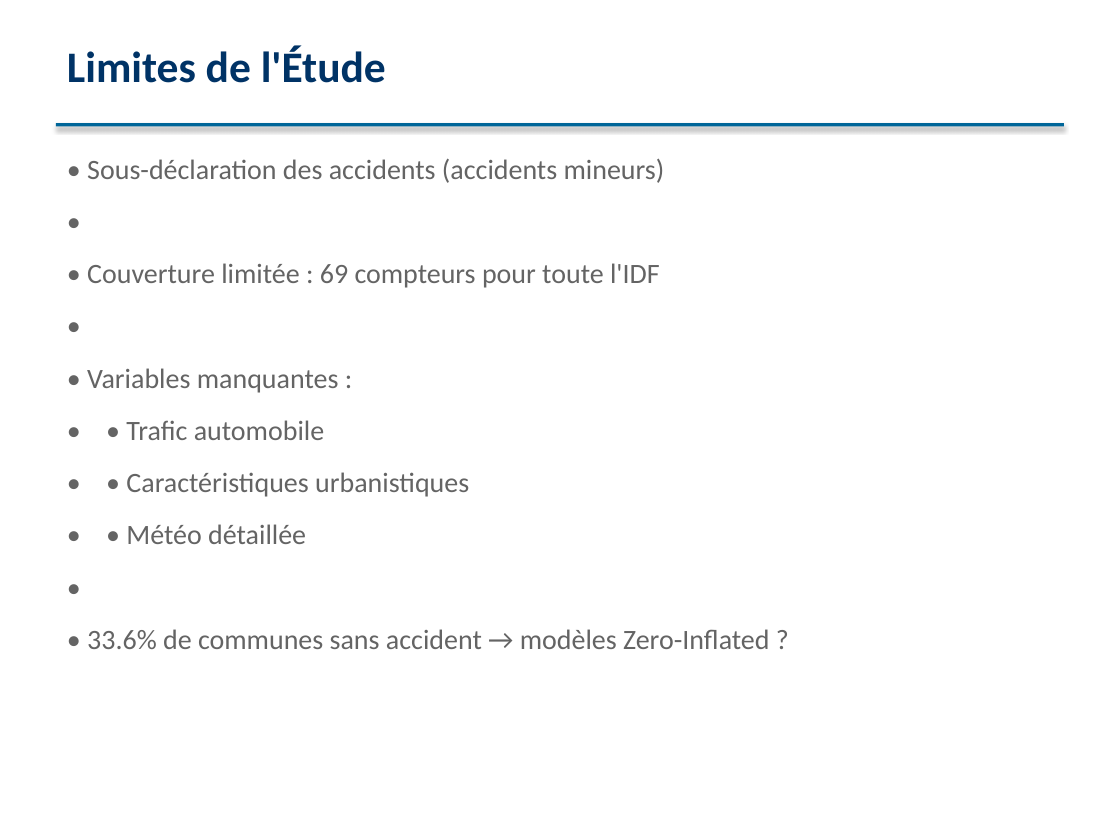
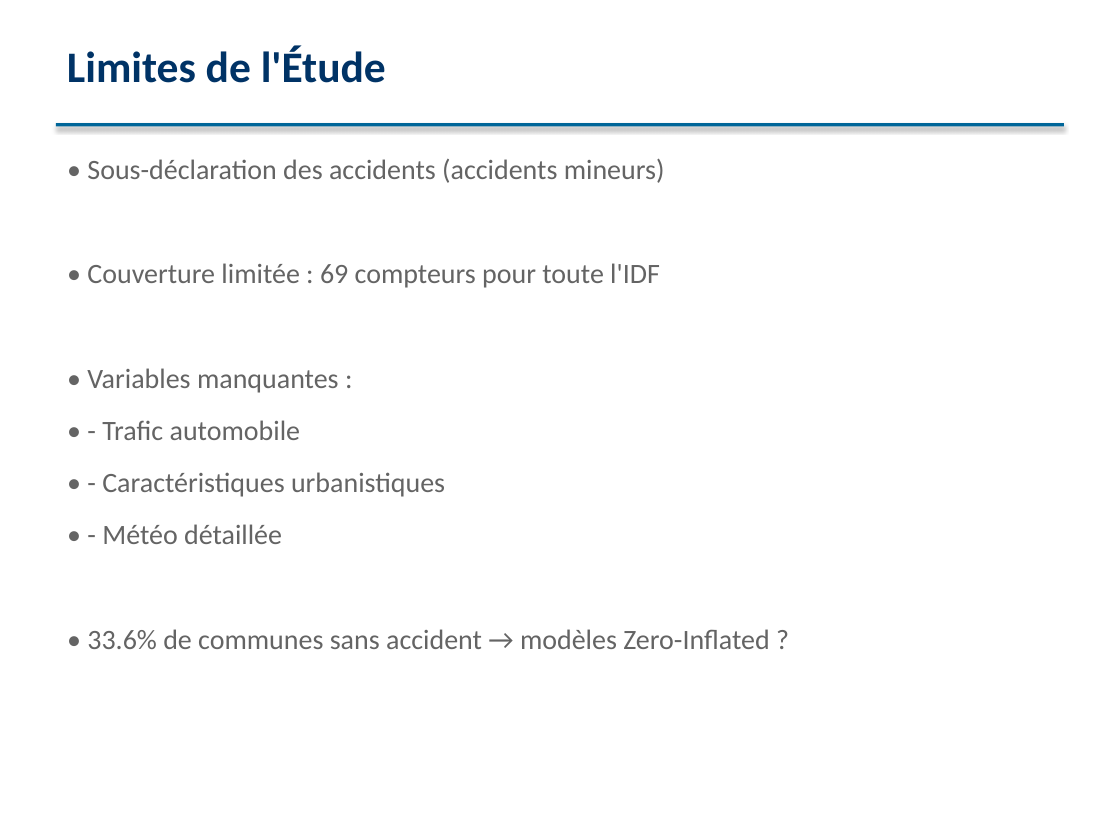
Before and after one commit to Jeremonstor/Projet_sda_top, a slide deck: slide 20 of presentation/presentation_sda.pptx (slide 16 before the commit). Drawn at 1120x840 pixels with LibreOffice and Linux fonts; fonts in the diff are those of the drawing. Boxes give left, top, right and bottom in pixels: in the first picture for what was removed or moved away, otherwise in the second. Text is boxed around its words. In the diff, an @@ line names an element or a change of style, - is before the commit and + after.

```diff
--- a/presentation/presentation_sda.pptx
+++ b/presentation/presentation_sda.pptx
@@ text at (87, 159, 769, 649): paragraph removed @@
-•
@@ text at (87, 159, 769, 649): paragraph removed @@
-•
@@ text at (102, 420, 445, 544): text changed @@
-• • Trafic automobile
-• • Caractéristiques urbanistiques
-• • Météo détaillée
-•
+• - Trafic automobile
+• - Caractéristiques urbanistiques
+• - Météo détaillée
```
Also in this commit, not shown: 11 other slides changed, 4 slides added, 6 other files.
